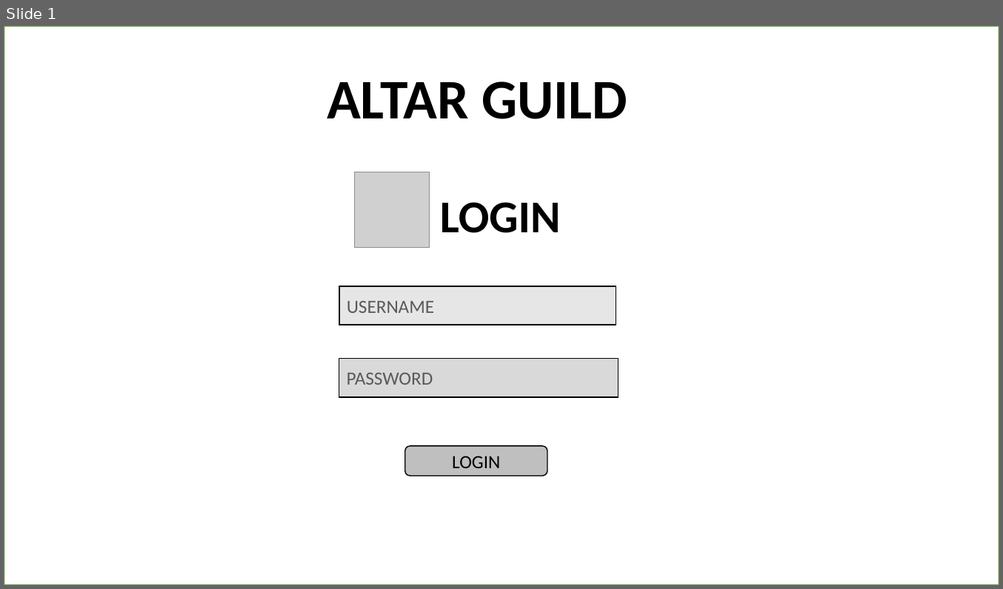
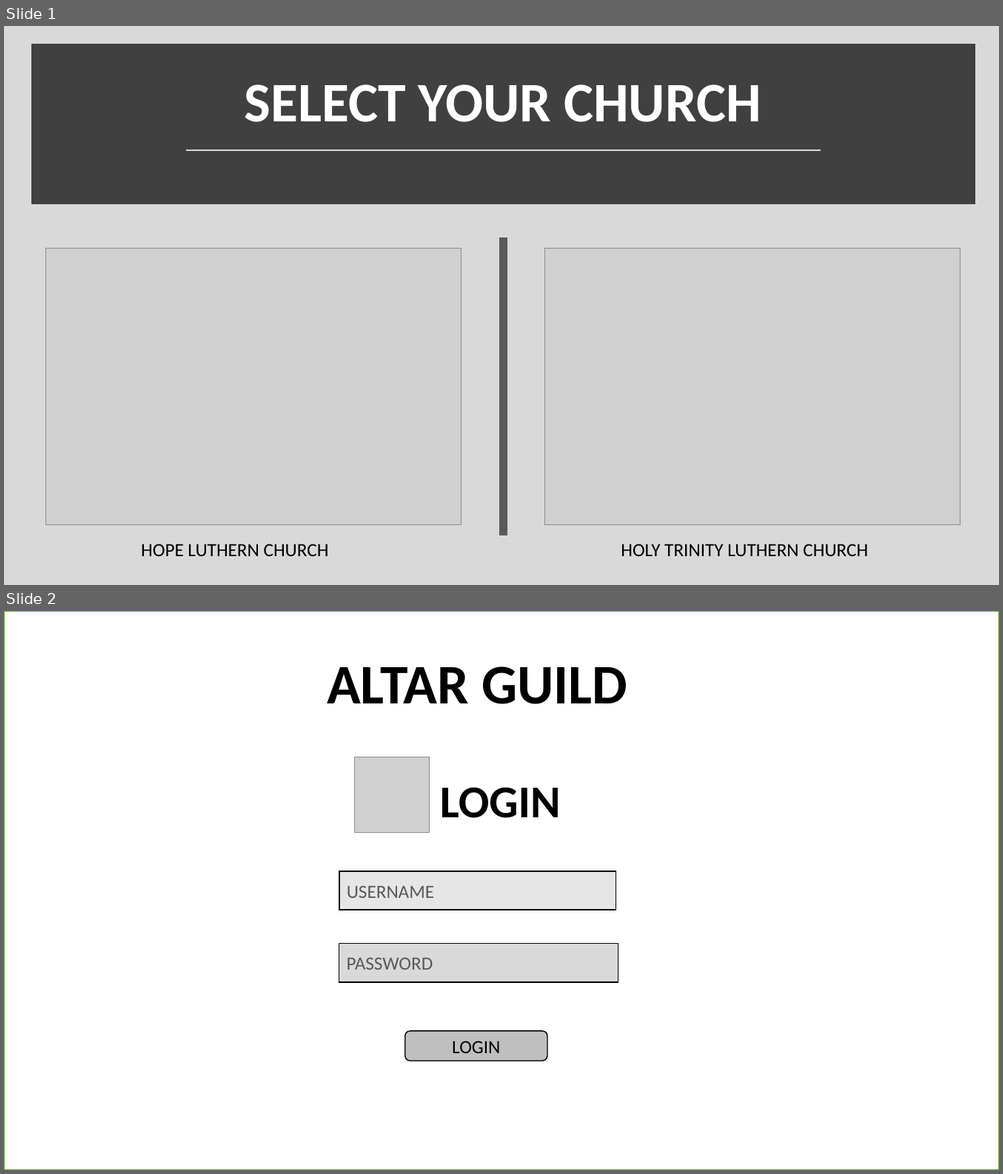
Before and after one commit to harishvavilala/Betterhappo, a slide deck: Powerpoints/BannerManagment.pptx. Shown one above the other, each under a label of ours: slide 1 before the commit, slides 1 and 2 after it. The pictures are 1003x589 and 1003x1174 pixels, drawn with LibreOffice and Linux fonts; fonts in the diff are those of the drawing; grey boxes stand for pictures; background and template pictures are left out. Boxes give left, top, right and bottom in pixels: in the first picture for what was removed or moved away, otherwise in the second. Text is boxed around its words. In the diff, an @@ line names an element or a change of style, - is before the commit and + after.

Commit message:
Power point prototype update with some of new requirements(select the church page, login page and home scroll functionality)

```diff
--- a/Powerpoints/BannerManagment.pptx
+++ b/Powerpoints/BannerManagment.pptx
@@ slide 1 added at (x1=4, y1=26, x2=999, y2=585), background #D9D9D9 @@
@@ rectangle added at (x1=36, y1=49, x2=970, y2=200), fill #404040, outline #404040 10 pt @@
@@ text added at (x1=244, y1=84, x2=761, y2=122), 54 pt, text #FFFFFF, bold @@
+SELECT YOUR CHURCH
@@ line added from (186, 150) to (820, 150), #D9D9D9 1.75 pt @@
@@ line added from (504, 238) to (504, 537), #595959 8 pt @@
@@ picture added at (x1=45, y1=248, x2=461, y2=526) @@
@@ picture added at (x1=545, y1=248, x2=961, y2=526) @@
@@ text added at (x1=141, y1=544, x2=329, y2=557), 18 pt, text #000000 @@
+HOPE LUTHERN CHURCH
@@ text added at (x1=620, y1=544, x2=868, y2=557), 18 pt, text #000000 @@
+HOLY TRINITY LUTHERN CHURCH
@@ what was slide 1 is now slide 2 @@
```
